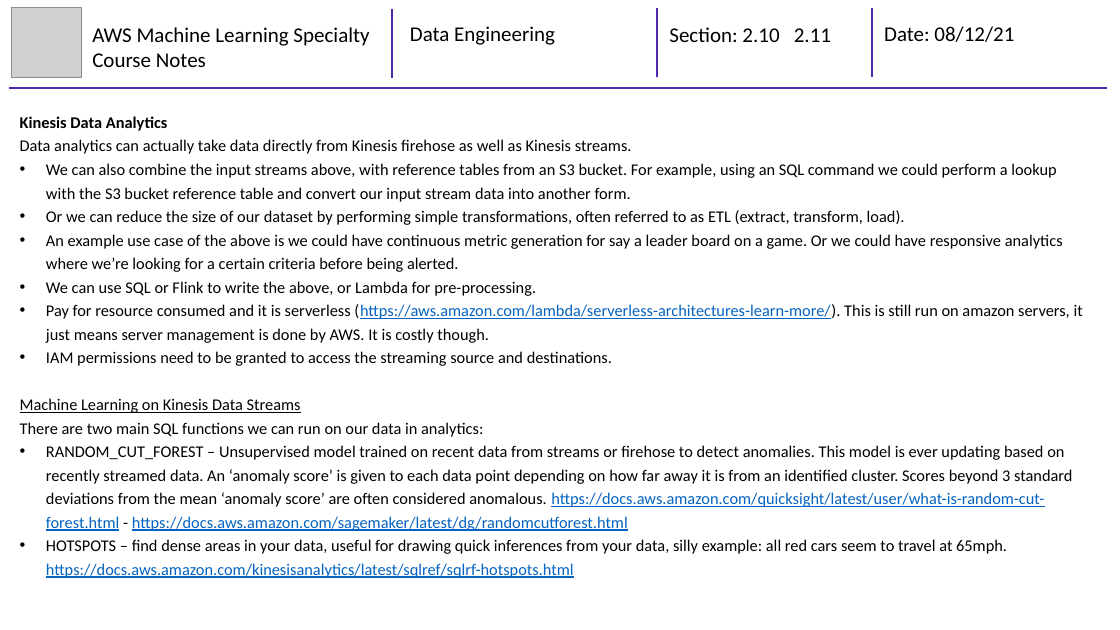
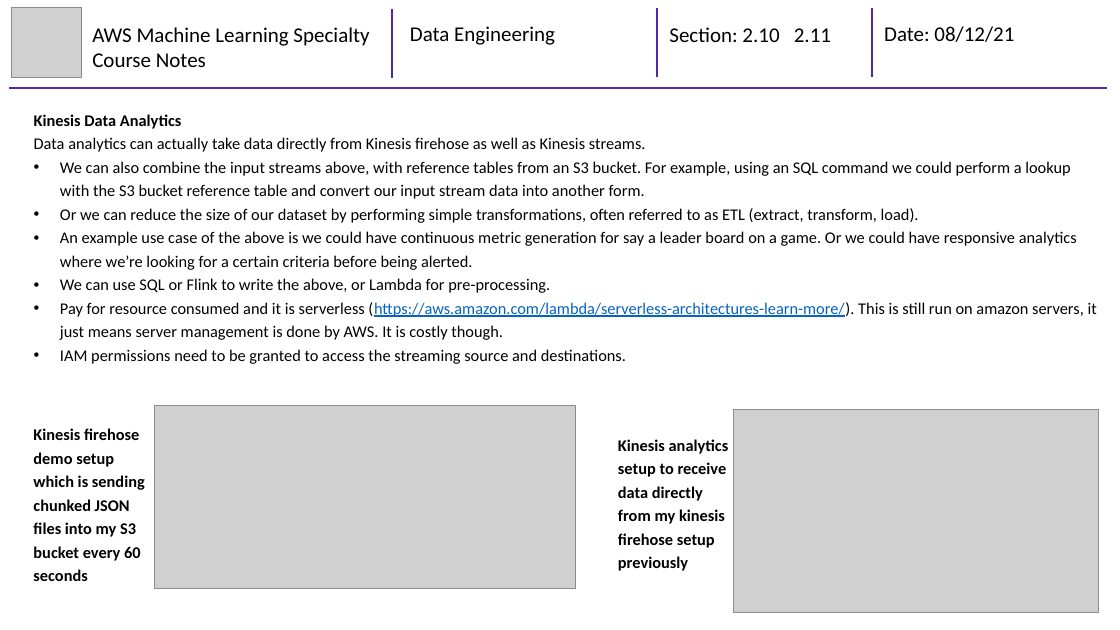
Before and after one commit to mhaythornthwaite/Testing_ML_Algorithms, a slide deck: slide 9 of AWS Machine Learning Specialty/Course Notes/2_MJH_Data_Engineering_Course_Notes.pptx. Drawn at 1120x630 pixels with LibreOffice and Linux fonts; fonts in the diff are those of the drawing; grey boxes stand for pictures. Boxes give left, top, right and bottom in pixels: in the first picture for what was removed or moved away, otherwise in the second. Text is boxed around its words. In the diff, an @@ line names an element or a change of style, - is before the commit and + after.

```diff
--- a/AWS Machine Learning Specialty/Course Notes/2_MJH_Data_Engineering_Course_Notes.pptx
+++ b/AWS Machine Learning Specialty/Course Notes/2_MJH_Data_Engineering_Course_Notes.pptx
@@ text "Kinesis Data Analytics": place and size @@
-text "Kinesis Data Analytics" at <box>20,116,1083,578</box>
+text "Kinesis Data Analytics" at <box>34,114,1097,364</box>
@@ text at <box>20,398,1072,578</box>: paragraphs removed @@
-Machine Learning on Kinesis Data Streams
-There are two main SQL functions we can run on our data in analytics:
-• RANDOM_CUT_FOREST – Unsupervised model trained on recent data from streams or firehose to detect anomalies. This model is ever updating based on recently streamed data. An ‘anomaly score’ is given to each data point depending on how far away it is from an identified cluster. Scores beyond 3 standard deviations from the mean ‘anomaly score’ are often considered anomalous. https://docs.aws.amazon.com/quicksight/latest/user/what-is-random-cut-forest.html - https://docs.aws.amazon.com/sagemaker/latest/dg/randomcutforest.html
-• HOTSPOTS – find dense areas in your data, useful for drawing quick inferences from your data, silly example: all red cars seem to travel at 65mph. https://docs.aws.amazon.com/kinesisanalytics/latest/sqlref/sqlrf-hotspots.html
@@ picture added at <box>155,406,576,589</box> @@
@@ picture added at <box>734,409,1099,613</box> @@
@@ text added at <box>33,428,145,581</box>, 14 pt, text #000000, bold @@
+Kinesis firehose demo setup which is sending chunked JSON files into my S3 bucket every 60 seconds
@@ text added at <box>618,439,729,571</box>, 14 pt, text #000000, bold @@
+Kinesis analytics setup to receive data directly from my kinesis firehose setup previously
```
Also in this commit, not shown: 2 slides added.
